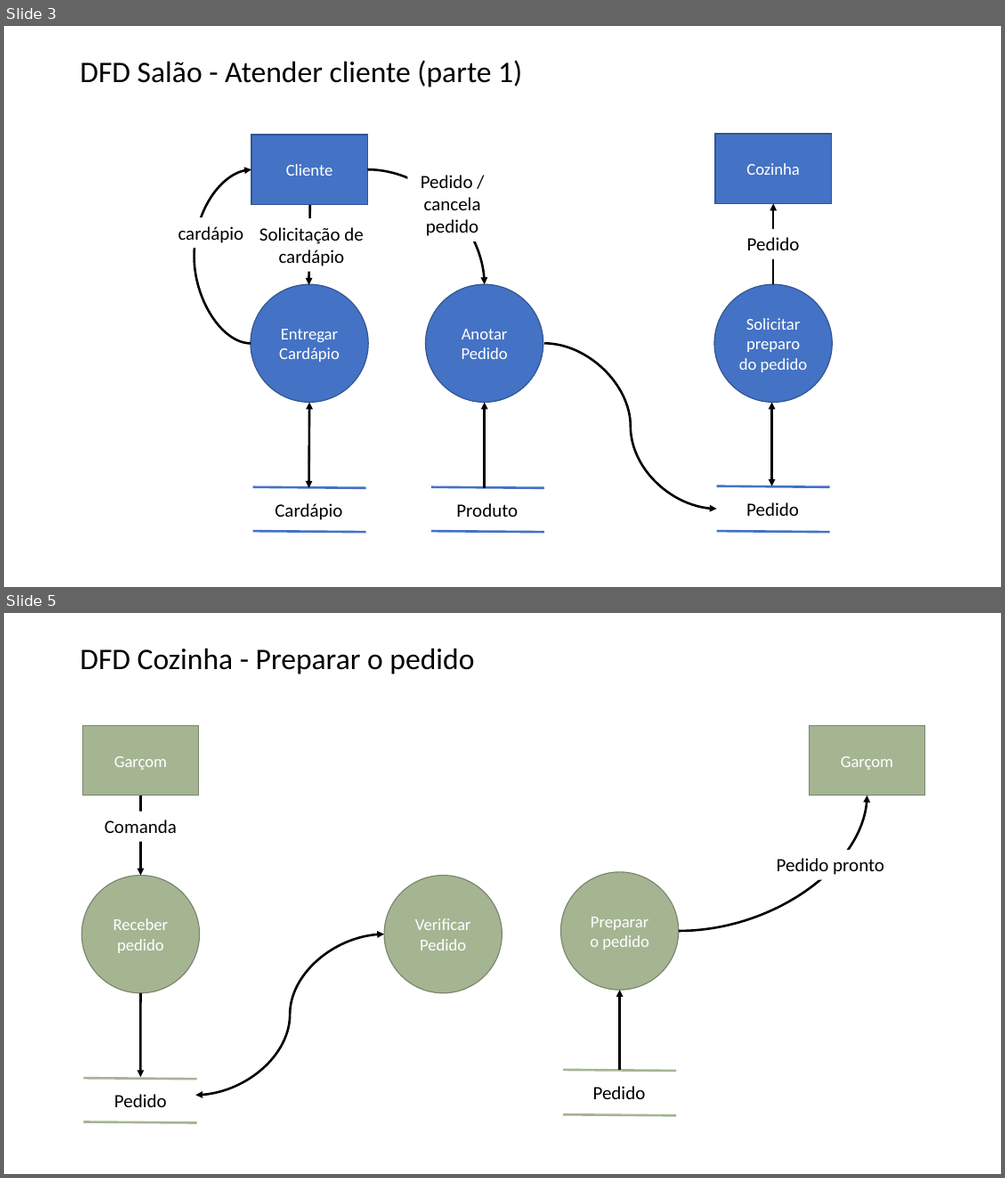
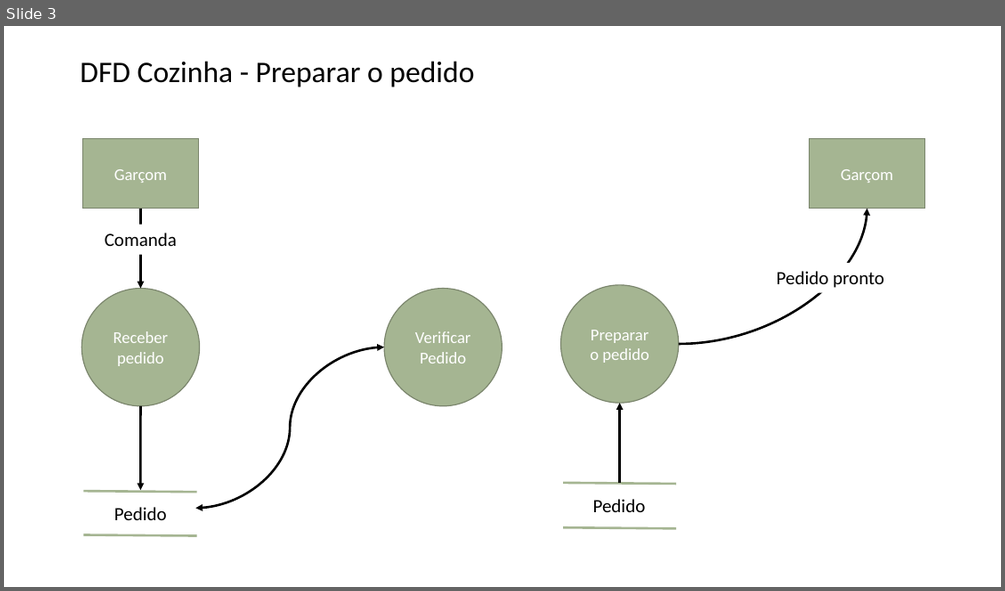
Before and after one commit to faconta/OPE, a slide deck: Artefatos/16. Diagramas de Fluxo de Dados.pptx. Shown one above the other, each under a label of ours: slides 3 and 5 before the commit, slide 3 after it; the slides between them are not shown. The pictures are 1005x1178 and 1005x591 pixels, drawn with LibreOffice and Linux fonts; fonts in the diff are those of the drawing. Boxes give left, top, right and bottom in pixels: in the first picture for what was removed or moved away, otherwise in the second. Text is boxed around its words. In the diff, an @@ line names an element or a change of style, - is before the commit and + after.

```diff
--- a/Artefatos/16. Diagramas de Fluxo de Dados.pptx
+++ b/Artefatos/16. Diagramas de Fluxo de Dados.pptx
@@ slide 3 removed at (4, 26, 1001, 587), background #FFFFFF @@
@@ title removed at (80, 60, 522, 87) @@
-DFD Salão - Atender cliente (parte 1)
@@ group removed at (178, 134, 832, 532): 7 texts, 6 lines, 4 curved arrows, 3 ellipses, 2 rectangles, 2 double arrows, 2 arrows @@
-Cliente
-Entregar Cardápio
-Anotar Pedido
-Cardápio
-Produto
-Pedido
-cardápio
-Solicitação de cardápio
-Pedido / cancela pedido
-Cozinha
-Solicitar preparo do pedido
-Pedido
@@ what was slide 5 is now slide 3 @@
```
Also in this commit, not shown: 3 slides changed, 1 other slide removed, 2 other files.
